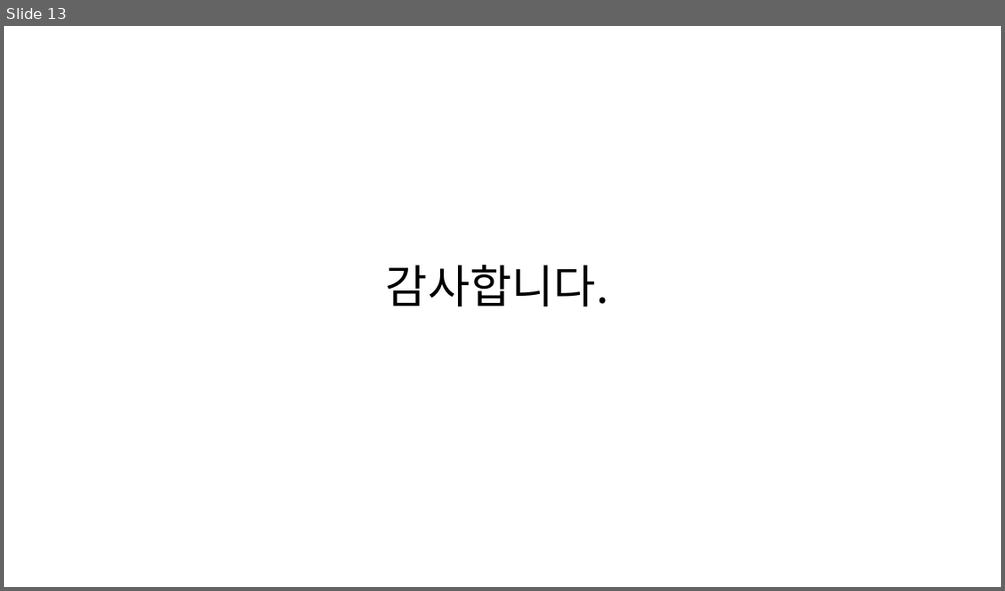
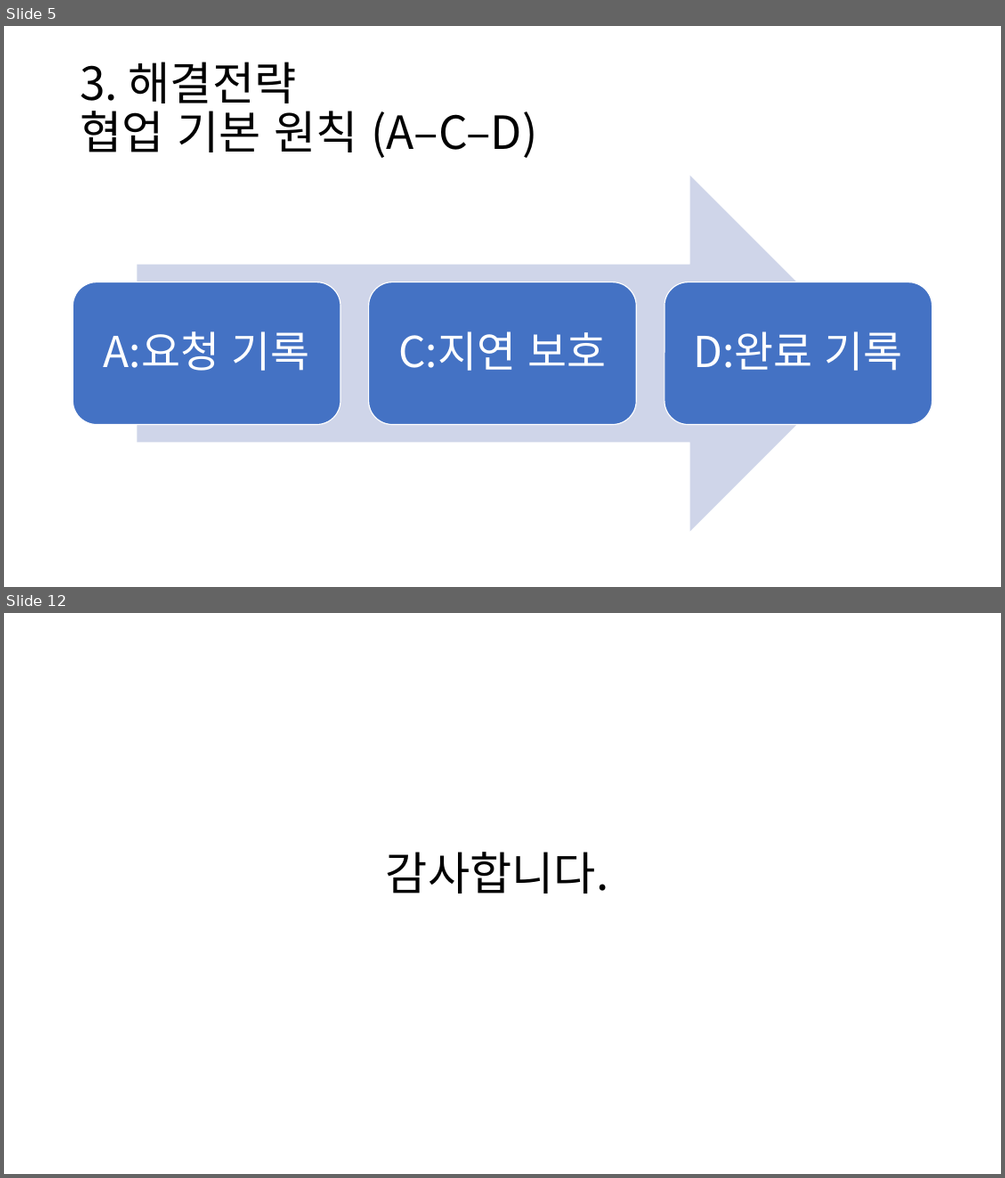
Before and after one commit to SCHCAQI/2026-QI, a slide deck: documents/진료지원간호팀 2026 QI.pptx. Shown one above the other, each under a label of ours: slide 13 before the commit, slides 5 and 12 after it; the slides between them are not shown. The pictures are 1005x591 and 1005x1178 pixels, drawn with LibreOffice and Linux fonts; fonts in the diff are those of the drawing. Boxes give left, top, right and bottom in pixels: in the first picture for what was removed or moved away, otherwise in the second. Text is boxed around its words. In the diff, an @@ line names an element or a change of style, - is before the commit and + after.

```diff
--- a/documents/진료지원간호팀 2026 QI.pptx
+++ b/documents/진료지원간호팀 2026 QI.pptx
@@ slide 5 added at (4,26,1001,587), background #FFFFFF @@
@@ title added at (80,62,537,158), 44 pt, text #000000 @@
+3. 해결전략
+협업 기본 원칙 (A–C–D)
@@ group added at (73,176,932,532): 3 rounded rectangles, 3 texts, 1 right arrow @@
+A:요청 기록
+C:지연 보호
+D:완료 기록
@@ what was slide 13 is now slide 12 @@
```
Also in this commit, not shown: 2 slides changed, 8 other slides added, 10 slides removed, 2 other files.
